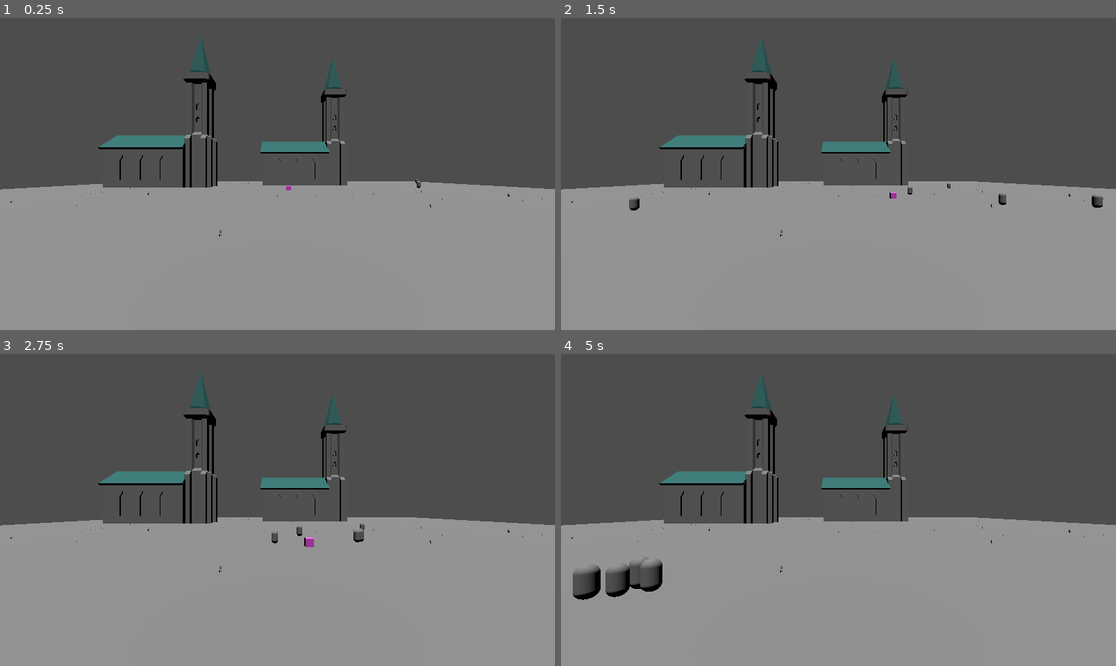
Above: before the commit, frames 1-4 (two rows, left to right).
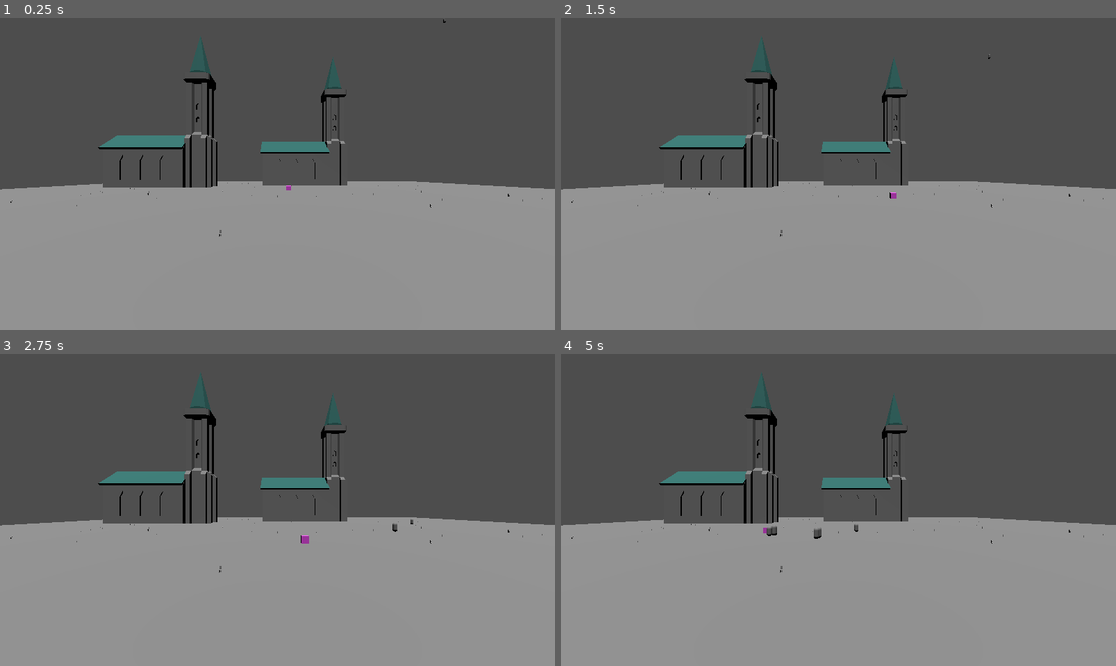
Above: after the commit, the same moments.

Repository: Tchetchouille/GMTK2024
Game: Godot game, scene res://scenes/JoelScene/JoelTestMain.tscn
Same seed, same stepped clock (60 frames per second), same inputs: the game is played once before the commit and once after it.
Inputs (mouse positions are in pixels of both pictures, inside the frame that each line leads up to):
- Up to frame 1 (0.25 s): no input
- Up to frame 2 (1.5 s): move the mouse to (960, 158) at 0.52 s; hold D (move_right) 0.53-1.28 s; click (960, 158) at 0.6 s; move the mouse to (727, 189) at 1.27 s; hold S (move_back) from 1.28 s (still down); click (727, 189) at 1.35 s
- Up to frame 3 (2.75 s): move the mouse to (333, 441) at 2.02 s; release S (move_back) at 2.03 s; hold D (move_right) from 2.03 s (still down); click (333, 441) at 2.1 s
- Up to frame 4 (5 s): move the mouse to (810, 572) at 2.77 s; release D (move_right) at 2.78 s; hold W (move_forward) 2.78-3.53 s; click (810, 572) at 2.85 s; move the mouse to (1005, 556) at 3.52 s; hold A (move_left) from 3.53 s (still down); click (1005, 556) at 3.6 s; move the mouse to (672, 463) at 4.27 s; click (672, 463) at 4.35 s

The runs differ from the first frame. In frame 1, less than 0.1% of the frame differs, in the area x 74-81%, y 0-55%; in frame 2, 0.2%; in frame 3, 0.2%; in frame 4, 1.4%, in the area x 2-54%, y 54-79%.

Commit message:
Update GameManager

Diff:
--- a/scripts/game_manager.gd
+++ b/scripts/game_manager.gd
@@ -1,7 +1,7 @@
 extends Node
 
 @export var enemy_scene: PackedScene  # The scene resource of the enemy
-@export var spawn_radius: float = 60.0  # Radius around the target where enemies will spawn
+@export var spawn_radius: float = 80.0  # Radius around the target where enemies will spawn
 @export var number_of_enemies: int = 5  # Number of enemies to spawn
 @export var target: CharacterBody3D  # The target that enemies should move towards
 @export var scale_variation: float = 0.2  # Variation factor for enemy scale
@@ -46,7 +46,7 @@
 func get_random_position_near_target() -> Vector3:
 	var random_offset = Vector3(
 		randf_range(-spawn_radius, spawn_radius),
-		0,  # enemies spawn on the same height as the target
+		70,  # enemies spawn higher than the target
 		randf_range(-spawn_radius, spawn_radius)
 	)
 	return target.global_transform.origin + random_offset
